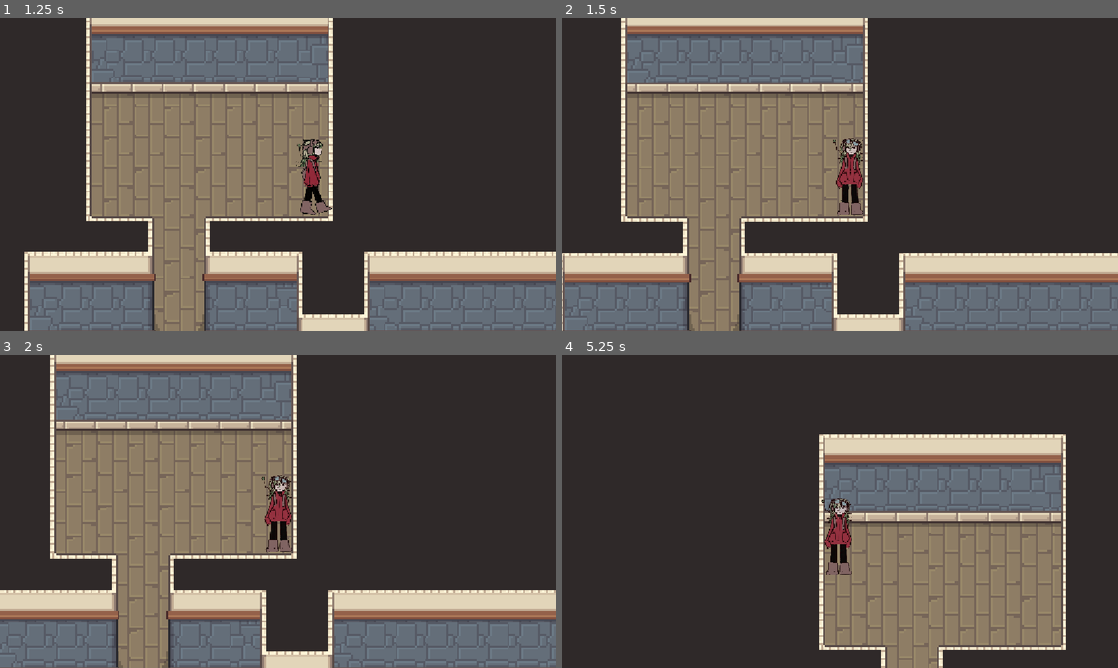
Above: before the commit, frames 1-4 (two rows, left to right).
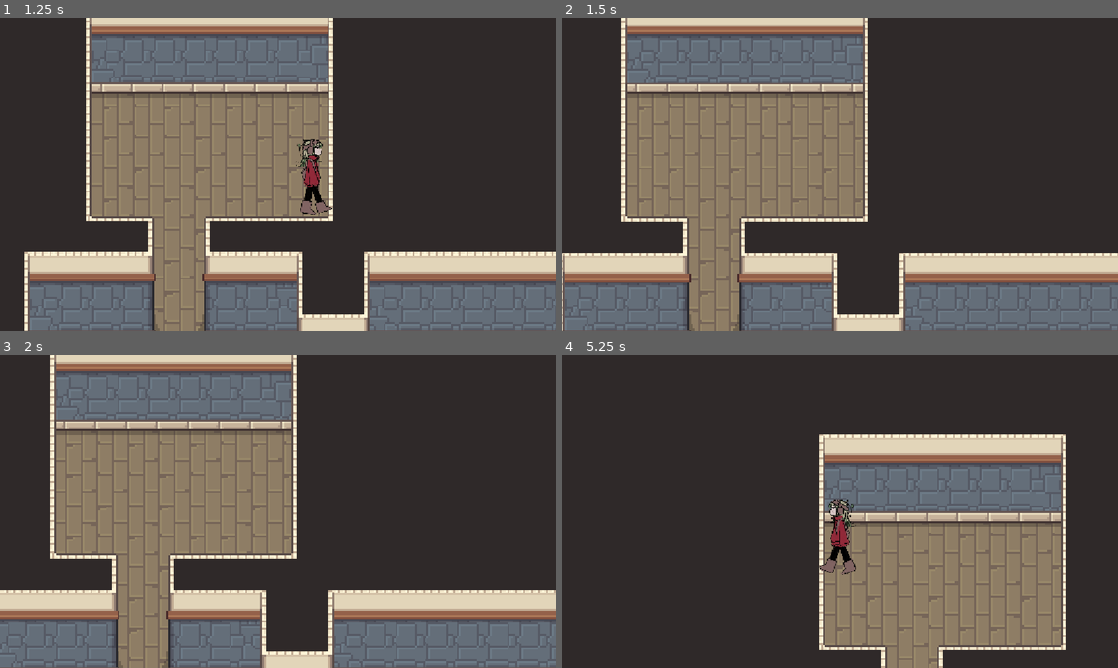
Above: after the commit, the same moments.

Repository: Jiwwie/gymnasiearbete
Game: Godot game, scene res://scenes/rooms/house.tscn
Same seed, same stepped clock (60 frames per second), same inputs: the game is played once before the commit and once after it.
Inputs:
- Up to frame 1 (1.25 s): hold D (move_right) from 0.53 s (still down); tap E (interact) at 0.6 s
- Up to frame 2 (1.5 s): release D (move_right) at 1.28 s; hold S (move_down) from 1.28 s (still down); tap E (interact) at 1.35 s
- Up to frame 3 (2 s): keep holding S (move_down)
- Up to frame 4 (5.25 s): release S (move_down) at 2.03 s; hold D (move_right) 2.03-2.78 s; tap E (interact) every 0.75 s from 2.1 to 5.1 s; hold W (move_up) 2.78-3.53 s; hold A (move_left) 3.53-5.03 s; hold S (move_down) from 5.03 s (still down)

Frame 1 is identical in both runs. In frame 2, 0.8% of the frame differs, in the area x 48-55%, y 38-63%; in frame 3, 0.8%, in the area x 47-53%, y 38-63%; in frame 4, 0.7%.

Commit message:
Rename walk_forward to walk_down for player sprite
Renamed player walking sprite and related import from 'walk_forward' to 'walk_down'. Updated scene and script references to use the new name for consistency and clarity in player movement animations.

Diff:
--- a/player/player.tscn
+++ b/player/player.tscn
@@ -2,7 +2,7 @@
 
 [ext_resource type="Script" uid="uid://dl43mg3clqtaf" path="res://scripts/player/player.gd" id="1_rkbax"]
 [ext_resource type="Texture2D" uid="uid://cq0tuij1egen8" path="res://assets/sprites/player/idle.png" id="2_rkbax"]
-[ext_resource type="Texture2D" uid="uid://jc333uv34owa" path="res://assets/sprites/player/walk_forward.png" id="3_g1dw6"]
+[ext_resource type="Texture2D" uid="uid://jc333uv34owa" path="res://assets/sprites/player/walk_down.png" id="3_g1dw6"]
 [ext_resource type="Texture2D" uid="uid://bg70ddjp8i2j0" path="res://assets/sprites/player/idle_side.png" id="3_qjkh3"]
 [ext_resource type="Texture2D" uid="uid://cpx2dg3exuu5i" path="res://assets/sprites/player/walk_side.png" id="5_g6k8r"]
 
--- a/scripts/player/player.gd
+++ b/scripts/player/player.gd
@@ -22,7 +22,7 @@
 	if Input.is_action_pressed("move_down"):
 		velocity.y += 1
 		last_direction = "down"
-		$AnimatedSprite2D.animation = "walk_forward"
+		$AnimatedSprite2D.animation = "walk_down"
 		$AnimatedSprite2D.flip_h = false
 
 	if velocity.length() == 0:
Renamed: assets/sprites/player/walk_forward.png -> assets/sprites/player/walk_down.png
Not shown, changed: assets/sprites/player/walk_down.png.import
